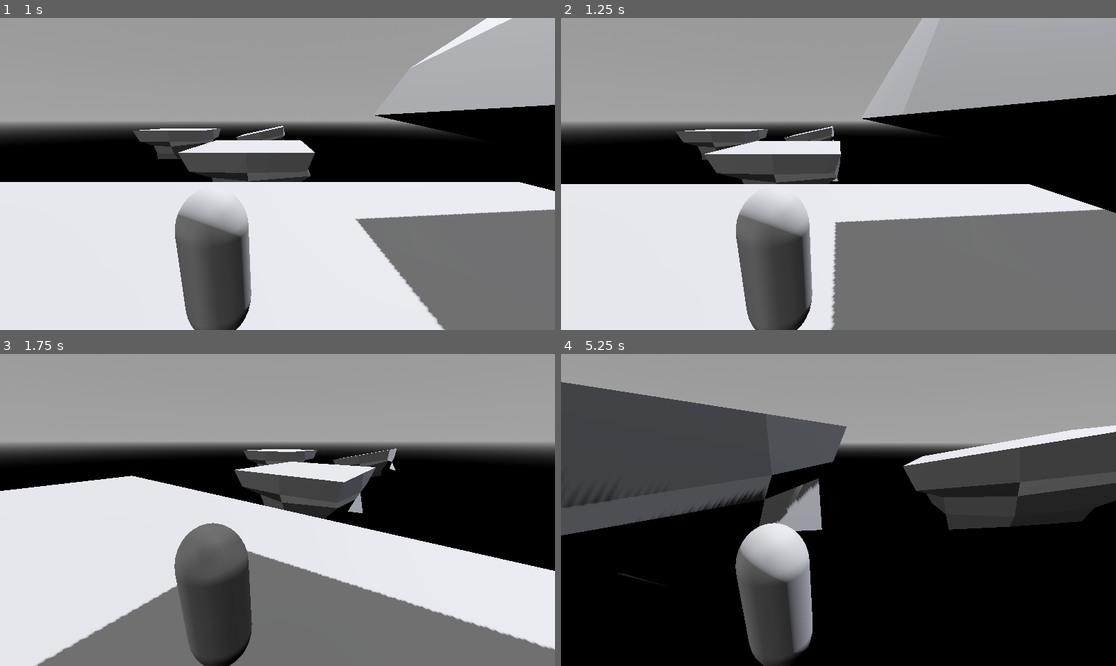
Above: before the commit, frames 1-4 (two rows, left to right).
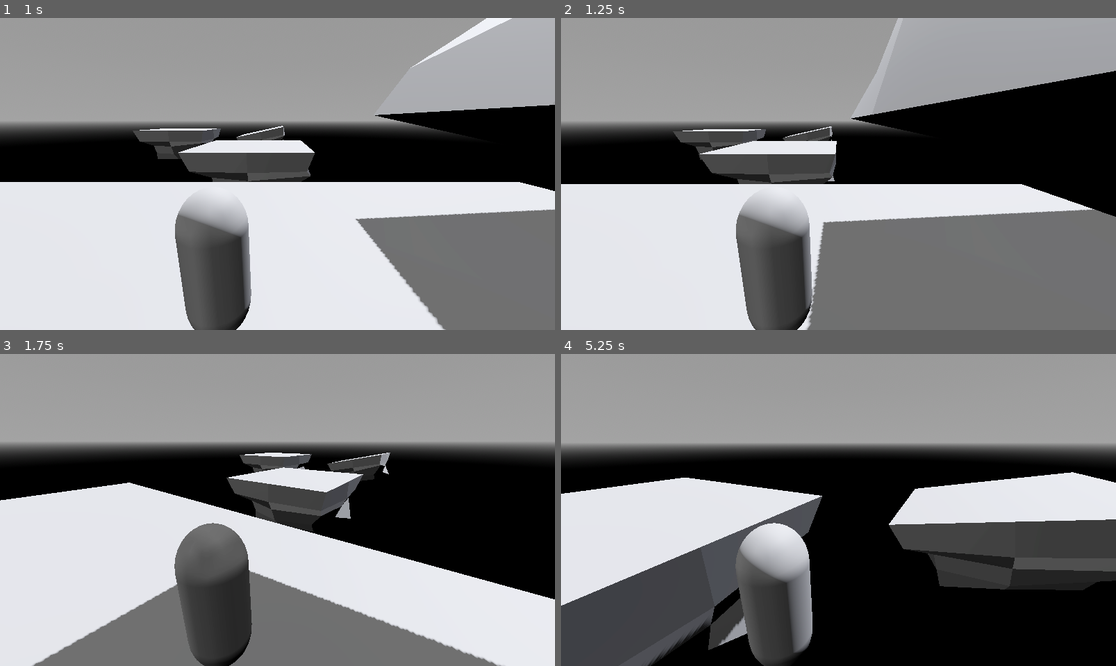
Above: after the commit, the same moments.

Repository: icyfirejosh4352/rigor-mortis
Game: Godot game, scene res://scenes/game.tscn
Two runs of this game, one before a commit and one after it. Both use one fixed random seed, a clock stepped at 60 frames per second and the inputs below.
Inputs (mouse positions are in pixels of both pictures, inside the frame that each line leads up to):
- Up to frame 1 (1 s): move the mouse to (399, 158) at 0.52 s; hold D (strafe right) from 0.53 s (still down); hold Ctrl (slide, bound only after the commit) from 0.53 s (still down); click (399, 158) at 0.67 s; tap Space (jump) at 0.77, 0.8 s
- Up to frame 2 (1.25 s): keep holding D (strafe right); keep holding Ctrl (slide, bound only after the commit); tap Space (jump) at 1.07 s
- Up to frame 3 (1.75 s): move the mouse to (249, 510) at 1.27 s; release D (strafe right) at 1.28 s; release Ctrl (slide, bound only after the commit) at 1.28 s; hold W (forward) from 1.28 s (still down); tap Space (jump) at 1.35, 1.52 s; tap Ctrl (slide, bound only after the commit) at 1.55 s
- Up to frame 4 (5.25 s): keep holding W (forward); tap Space (jump) at 1.82, 2.3, 3.02, 3.32, 3.6, 3.77, 4.07, 4.52, 4.82 s; move the mouse to (849, 503) at 2.02 s; hold Ctrl (slide, bound only after the commit) 2.03-2.78 s; move the mouse to (832, 516) at 2.77 s; tap Ctrl (slide, bound only after the commit) at 2.85, 4.35 s; move the mouse to (877, 513) at 3.52 s; move the mouse to (794, 506) at 4.27 s; move the mouse to (844, 510) at 5.02 s; hold Ctrl (slide, bound only after the commit) from 5.03 s (still down)

Frame 1 is identical in both runs. In frame 2, 4.4% of the frame differs, in the area x 20-100%, y 0-100%; in frame 3, 13%; in frame 4, 48%, in the area x 0-100%, y 8-100%.

Commit message:
Reworked movement, added sliding.
Refer comments in scripts/player.gd for all details.
Removed old code, reworked most physics calculations (movement is snappier now, tho not sure that's what I want). Added comments to everything. ULTRAKILL's Fraud album is too good.

Diff:
--- a/project.godot
+++ b/project.godot
@@ -50,3 +50,8 @@
 "events": [Object(InputEventKey,"resource_local_to_scene":false,"resource_name":"","device":-1,"window_id":0,"alt_press …(191 unchanged characters)…
 ]
 }
+slide={
+"deadzone": 0.2,
+"events": [Object(InputEventKey,"resource_local_to_scene":false,"resource_name":"","device":-1,"window_id":0,"alt_pressed":false,"shift_pressed":false,"ctrl_pressed":false,"meta_pressed":false,"pressed":false,"keycode":0,"physical_keycode":4194326,"key_label":0,"unicode":0,"location":0,"echo":false,"script":null)
+]
+}
--- a/scripts/player.gd
+++ b/scripts/player.gd
@@ -1,70 +1,107 @@
 extends CharacterBody3D
 
+# Parent node for camera and idk.
 @onready var eyes: Node3D = $eyes
+# The camera.
 @onready var camera: Camera3D = $eyes/Node3D/Camera3D
+# I dont remember what this is??? I think it's a pivot point for the camera or sumn. idk.
 @onready var idk: Node3D = $eyes/Node3D
+# the head collider.
+# it appears using a cuboid for a head has some side effects, like getting stuck on planes, or anything that can fit in the gap
+# between the colliders.
+# TODO: fix that ig
 @onready var head: CollisionShape3D = $CollisionShape3D2
 
+# Player default speed
 const SPEED = 10.0
-const SLIDE_DEFAULT_SPEED = 12.0
+# Air resistance, ig
 const AIR_SLOW_MULT = 2.5
+# Friction baby
 const GROUND_SLOW_MULT = 1.5
+# Y axis velocity while jumping.
 const JUMP_VELOCITY = 6.0
-const JUMP_SPDBST = 1.8
+# Speed Boost applied to x and z axes when jumping.
+const JUMP_SPDBST = 1.5
+# Smoothing for Accelaration, applied separately from GROUND_SLOW_MULT (I think?).
 const ACCEL_SMOOTH = 5.0
+# friction during Sliding. less than Ground, more than Air.
+const SLIDE_SLOW = 0.2
+# Initial speed boost that the velocity of the x and z axes are multiplied.
+const SLIDE_SPDBST = 1.6
+# minimum speed while sliding. could use this for crouching.
+const SLIDE_MINSPEED = 2.0
 
+# mouse sensitivity.
 @export var mouse_sensitivity: float = 0.002
 
+# idk sum mouse shi
 func _unhandled_input(event: InputEvent) -> void:
 	if event is InputEventMouseButton:
 		Input.mouse_mode = Input.MOUSE_MODE_CAPTURED
 	elif event.is_action_pressed("ui_cancel"):
 		Input.mouse_mode = Input.MOUSE_MODE_VISIBLE
 
+	# Dont know what I did here to get third person working in a first person-geared thing.
 	if Input.get_mouse_mode() == Input.MOUSE_MODE_CAPTURED:
 		if event is InputEventMouseMotion:
 			eyes.rotate_y(-event.relative.x * mouse_sensitivity)
 			idk.rotate_x(-event.relative.y * mouse_sensitivity)
 			idk.rotation.x = clamp(idk.rotation.x, deg_to_rad(-50), deg_to_rad(60))
 
+# All the physics calculations.
 func _physics_process(delta: float) -> void:
 	# Add the gravity.
 	if not is_on_floor():
 		velocity += get_gravity() * delta
 
-	# movement rework
 	var input_dir := Input.get_vector("strafe left", "strafe right", "forward", "backward")
 	var direction := (eyes.transform.basis * Vector3(input_dir.x, 0, input_dir.y)).normalized()
 
+	#Air friction calculation. only occurs while in air. (I think)
 	if !is_on_floor():
 		velocity.x = lerp(velocity.x, direction.x * SPEED, ACCEL_SMOOTH * delta * (1/AIR_SLOW_MULT))
 		velocity.z = lerp(velocity.z, direction.z * SPEED, ACCEL_SMOOTH * delta * (1/AIR_SLOW_MULT))
+
+	#All the important stuff is here.
 	elif is_on_floor():
-		if direction.z == 0:
-			velocity.z = lerp(velocity.z, direction.z * SPEED, ACCEL_SMOOTH * delta * GROUND_SLOW_MULT)
+		# Multiplies velocity by SLIDE_SPDBST when the slide button is intially pressed.
+		if Input.is_action_just_pressed("slide"):
+			velocity = Vector3(velocity.x * SLIDE_SPDBST, velocity.y, velocity.z * SLIDE_SPDBST)
+
+		# Lerps(I think) the velocity to the minimum sliding velocity.
+		if Input.is_action_pressed("slide"):
+			velocity = velocity.move_toward(Vector3(SLIDE_MINSPEED * direction.x, velocity.y, SLIDE_MINSPEED * direction.z), SLIDE_SLOW)
+
+			# Disables the head collider.
+			# TODO: add a boolean for sliding (I dont wanna keep checking Input.is_action_pressed)
+			head.disabled = true
+
+		# If not pressing Slide and there is any direction input at all,
+		# sets velocity to direction into speed for x and z axes, using ACCEL_SMOOTH as delta.
+		elif direction.z != 0 && direction.x != 0:
+			velocity = velocity.move_toward(Vector3(direction.x * SPEED, direction.y, direction.z * SPEED), ACCEL_SMOOTH)
+
+		# If no input in either axes (x or z), uses different method (just lerp) to calculate velocity.
+		# Definitely a better way to do this exists, but it's 1:00 and I wanna sleep.
+		# also think this messes with the previous elif clause's velocity calculation. possibly. I dont care, movement feels okay.
+		# TODO: fix ts
 		else:
-			velocity.z = lerp(velocity.z, direction.z * SPEED, ACCEL_SMOOTH * delta)
-		if direction.x == 0:
-			velocity.x = lerp(velocity.x, direction.x * SPEED, ACCEL_SMOOTH * delta * GROUND_SLOW_MULT)
-		else:
-			velocity.x = lerp(velocity.x, direction.x * SPEED, ACCEL_SMOOTH * delta)
+			if direction.z == 0:
+				velocity.z = lerp(velocity.z, direction.z * SPEED, ACCEL_SMOOTH * delta * GROUND_SLOW_MULT)
+			if direction.x == 0:
+				velocity.x = lerp(velocity.x, direction.x * SPEED, ACCEL_SMOOTH * delta * GROUND_SLOW_MULT)
 
+			# Enables the head collider.
+			head.disabled = false
 
+	# Jumps if on floor.
+	# TODO: rework this for future possibility of double jump and wall jump, maybe use a boolean, idk.
 	if Input.is_action_just_pressed("jump") and is_on_floor():
+		# Instantly sets y velocity to JUMP_VELOCITY. do I need to change this? idk
 		velocity.y = JUMP_VELOCITY
-		velocity.x = direction.x * (SPEED * JUMP_SPDBST)
-		velocity.z = direction.z * (SPEED * JUMP_SPDBST)
 
-
-	# Get the input direction and handle the movement/deceleration.
-	# As good practice, you should replace UI actions with custom gameplay actions.
-#	var input_dir := Input.get_vector("strafe left", "strafe right", "forward", "backward")
-#	var direction := (eyes.transform.basis * Vector3(input_dir.x, 0, input_dir.y)).normalized()
-#	if direction:
-#		velocity.x = direction.x * SPEED
-#		velocity.z = direction.z * SPEED
-#	else:
-#		velocity.x = move_toward(velocity.x, 0, SPEED)
-#		velocity.z = move_toward(velocity.z, 0, SPEED)
+		#TODO: findout if this screws with the other calculation.
+		velocity.x += direction.x * (SPEED * JUMP_SPDBST)
+		velocity.z += direction.z * (SPEED * JUMP_SPDBST)
 
 	move_and_slide()
